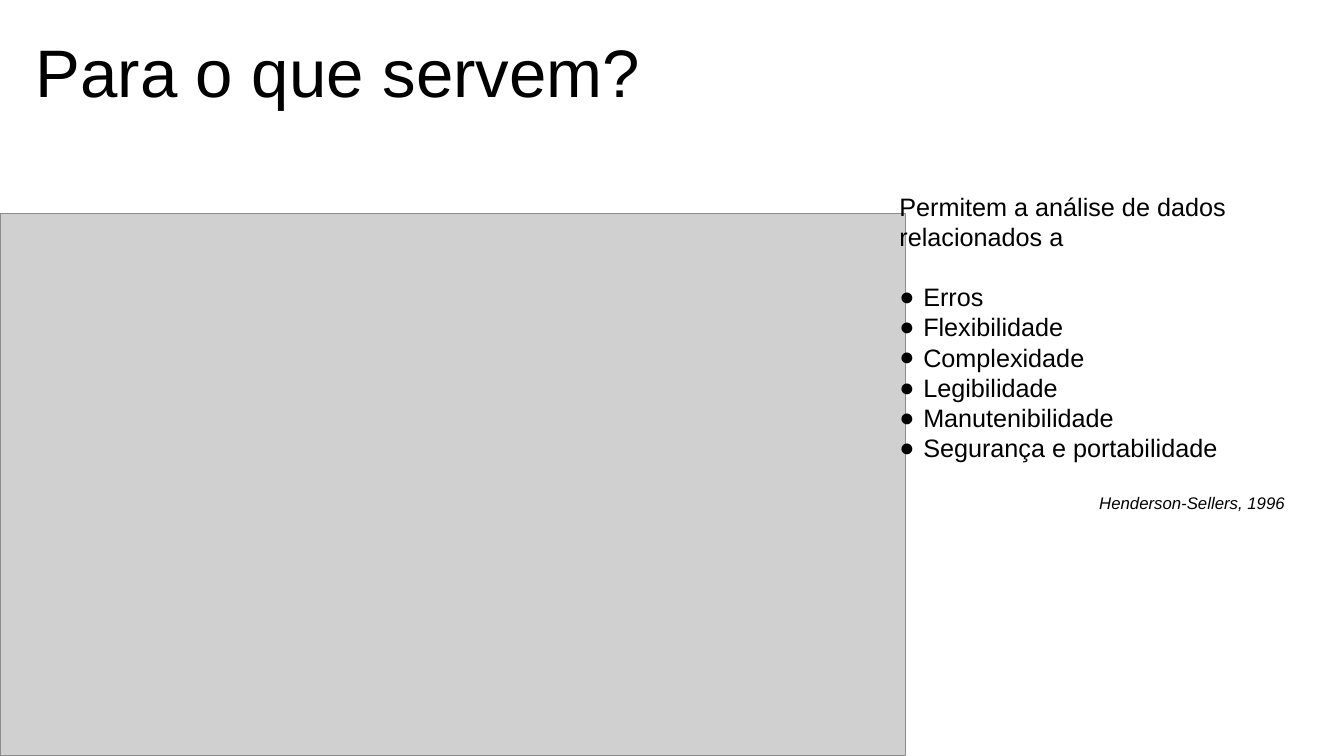
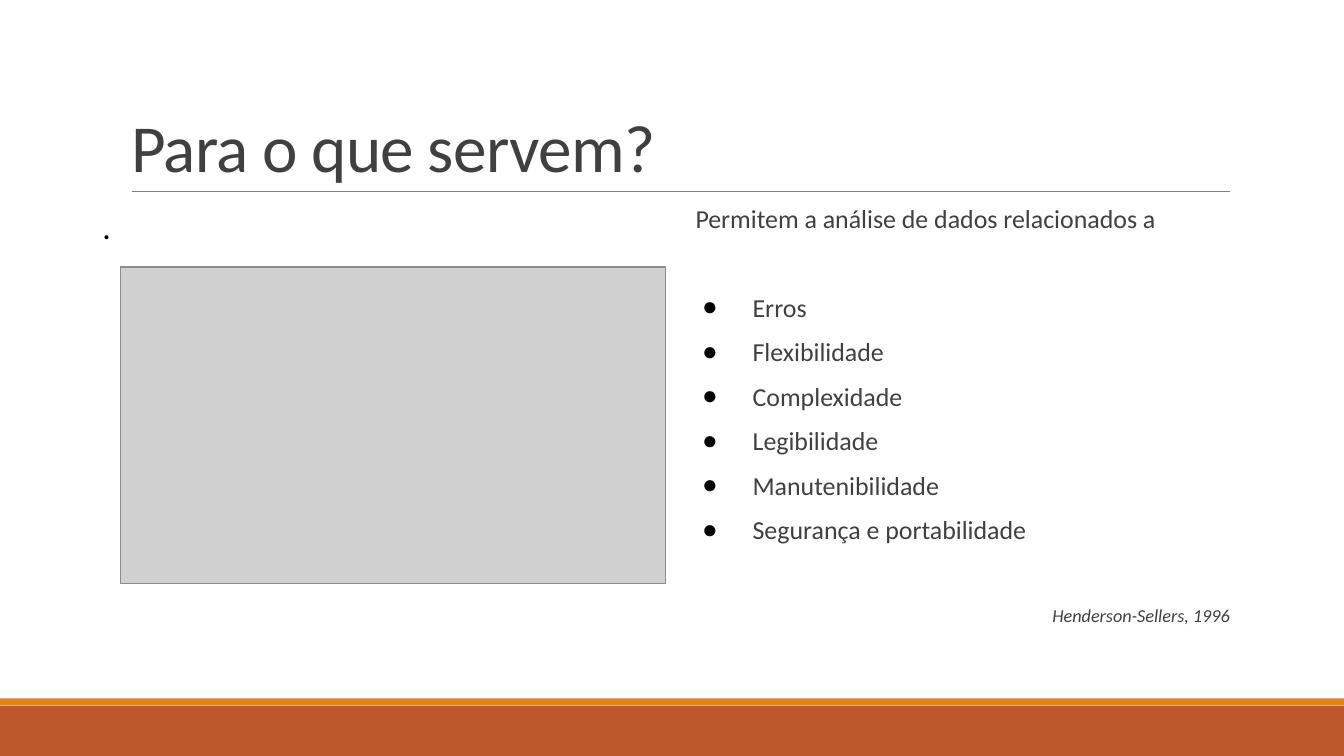
Before and after one commit to gutorc92/apresentacaoTCU, a slide deck: slide 5 of apresentacao.pptx (slide 6 before the commit). Drawn at 1344x756 pixels with LibreOffice and Linux fonts; fonts in the diff are those of the drawing; grey boxes stand for pictures. Boxes give left, top, right and bottom in pixels: in the first picture for what was removed or moved away, otherwise in the second. Text is boxed around its words. In the diff, an @@ line names an element or a change of style, - is before the commit and + after.

```diff
--- a/apresentacao.pptx
+++ b/apresentacao.pptx
@@ title "Para o que servem?": place and size @@
-title "Para o que servem?" at [36,50,641,110]
+title "Para o que servem?" at [131,126,655,183]
@@ title "Para o que servem?" at [131,126,655,183]: font Arial to Calibri, text colour #000000 to #404040, letter spacing 0 to -0.5 pt; line spacing 1 to 0.85; vertical alignment top to bottom @@
@@ text added at [93,202,1252,682], 24 pt, text #000000 @@
+.
@@ line added from (132, 192) to (1231, 192), #808080 0.5 pt @@
@@ text "Permitem a análise de dados ...": place and size @@
-text "Permitem a análise de dados ..." at [899,197,1284,511]
+text "Permitem a análise de dados ..." at [696,210,1230,624]
@@ text "Permitem a análise de dados ..." at [696,210,1230,624]: size 18 to 18.5 pt in "Permitem a análise de dados relacionados a", "Erros", "Flexibilidade", "Complexidade" and 3 more places; font Arial to Calibri, text colour #000000 to #404040; size 12 to 12.9 pt in "Henderson-Sellers, 1996"; bullet none to  ; line spacing 1 to 0.8; more space between paragraphs; indent changed @@
@@ picture: place and size @@
-picture at [0,214,906,756]
+picture at [121,267,665,584]
@@ rectangle added at [0,706,1344,756], fill #BD582C @@
@@ rectangle added at [0,699,1344,706], fill #E48312 @@
```
Also in this commit, not shown: 9 other slides changed, 5 slides added, 5 slides removed, 5 other files.
